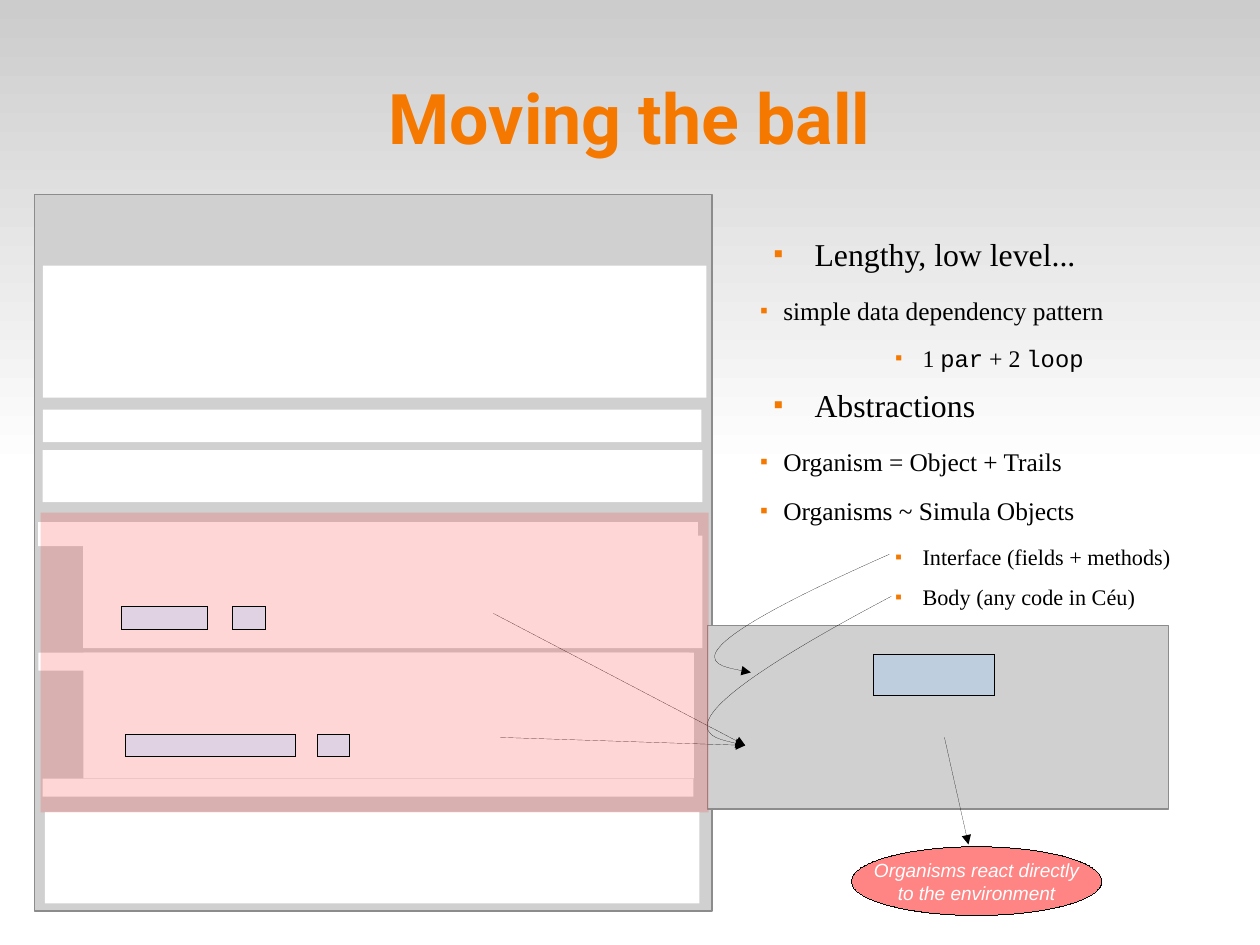
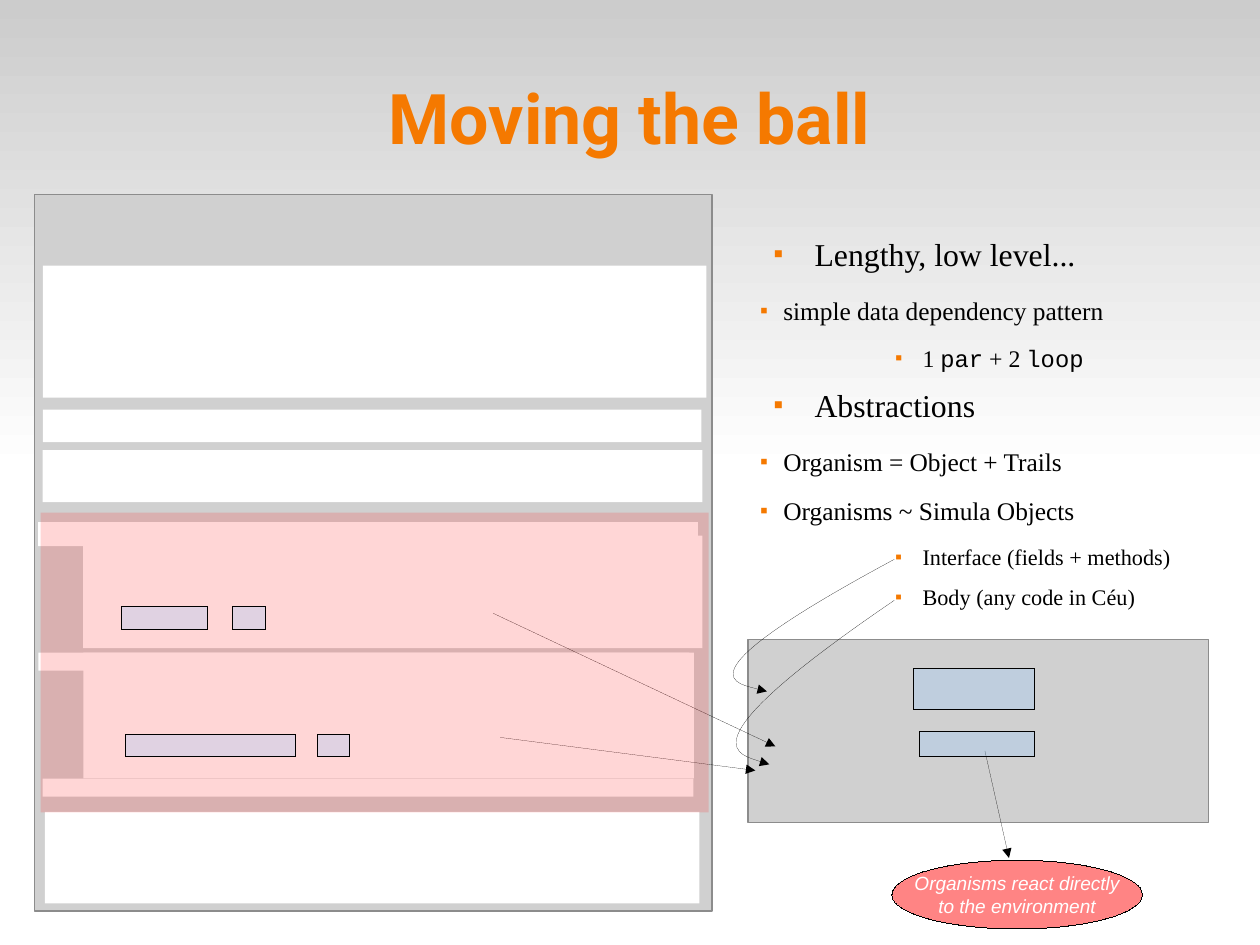
Before and after one commit to fsantanna-no/ceu-docs, a slide deck: slide 6 of ceu_curryon.odp. Drawn at 1260x945 pixels with LibreOffice and Linux fonts; fonts in the diff are those of the drawing; grey boxes stand for pictures. Boxes give left, top, right and bottom in pixels: in the first picture for what was removed or moved away, otherwise in the second. Text is boxed around its words. In the diff, an @@ line names an element or a change of style, - is before the commit and + after.

```diff
--- a/ceu_curryon.odp
+++ b/ceu_curryon.odp
@@ freeform shape: place and size @@
-freeform shape at box(727, 555, 890, 672)
+freeform shape at box(745, 559, 895, 692)
@@ arrow moved from (494, 614) - (745, 745) to (494, 614) - (775, 747) @@
@@ freeform shape: place and size @@
-freeform shape at box(720, 597, 892, 745)
+freeform shape at box(748, 600, 894, 765)
@@ arrow moved from (501, 737) - (745, 745) to (501, 737) - (756, 771) @@
@@ rectangle added at box(919, 732, 1035, 757), fill #99CCFF at 30% opacity, outline #000000 0 pt @@
@@ 1 picture, 1 ellipse, 1 rectangle, 1 arrow: place and size @@
-1 picture, 1 ellipse, 1 rectangle, 1 arrow at box(708, 625, 1169, 916)
+1 picture, 1 ellipse, 1 rectangle, 1 arrow at box(748, 639, 1209, 930)
```
Also in this commit, not shown: 2 other slides changed, 2 slides added.
